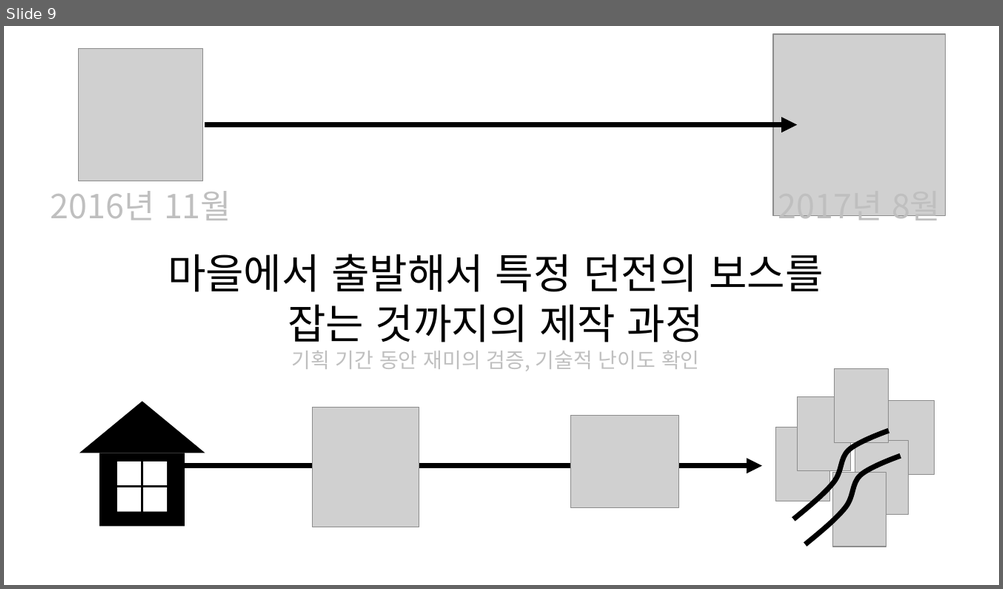
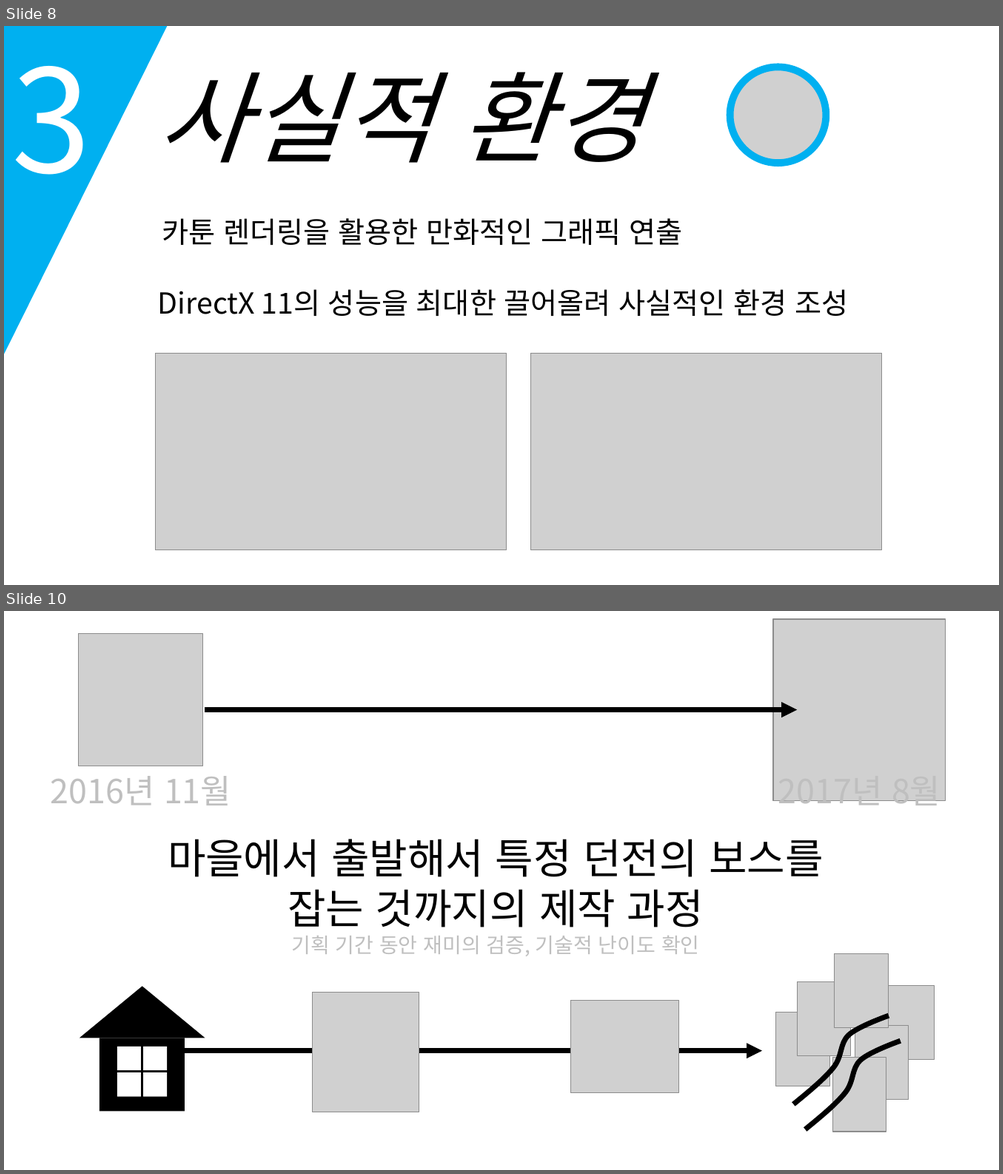
Before and after one commit to korleinster/gamebusdriver, a slide deck: documents/노루막이_김형준_신창섭_홍승필_허지훈.pptx. Shown one above the other, each under a label of ours: slide 9 before the commit, slides 8 and 10 after it; the slides between them are not shown. The pictures are 1003x589 and 1003x1174 pixels, drawn with LibreOffice and Linux fonts; fonts in the diff are those of the drawing; grey boxes stand for pictures; background and template pictures are left out. Boxes give left, top, right and bottom in pixels: in the first picture for what was removed or moved away, otherwise in the second. Text is boxed around its words. In the diff, an @@ line names an element or a change of style, - is before the commit and + after.

```diff
--- a/documents/노루막이_김형준_신창섭_홍승필_허지훈.pptx
+++ b/documents/노루막이_김형준_신창섭_홍승필_허지훈.pptx
@@ slide 8 added at [4,26,999,585], background #FFFFFF @@
@@ triangle added at [4,27,167,355], fill #00B0F0 @@
@@ text added at [11,66,91,207], 138 pt, text #FFFFFF @@
+3
@@ picture added at [730,67,826,164] @@
@@ ellipse added at [730,67,826,164], outline #00B0F0 2 pt @@
@@ text added at [158,72,643,163], 96 pt, text #000000, italic @@
+사실적 환경
@@ text added at [162,218,683,245], 28 pt, text #000000 @@
+카툰 렌더링을 활용한 만화적인 그래픽 연출
@@ text added at [158,289,848,316], 28 pt, text #000000 @@
+DirectX 11의 성능을 최대한 끌어올려 사실적인 환경 조성
@@ picture added at [155,354,506,551] @@
@@ picture added at [531,354,882,551] @@
@@ what was slide 9 is now slide 10 @@
```
Also in this commit, not shown: 8 slides changed, 3 other slides added, 3 slides removed.
